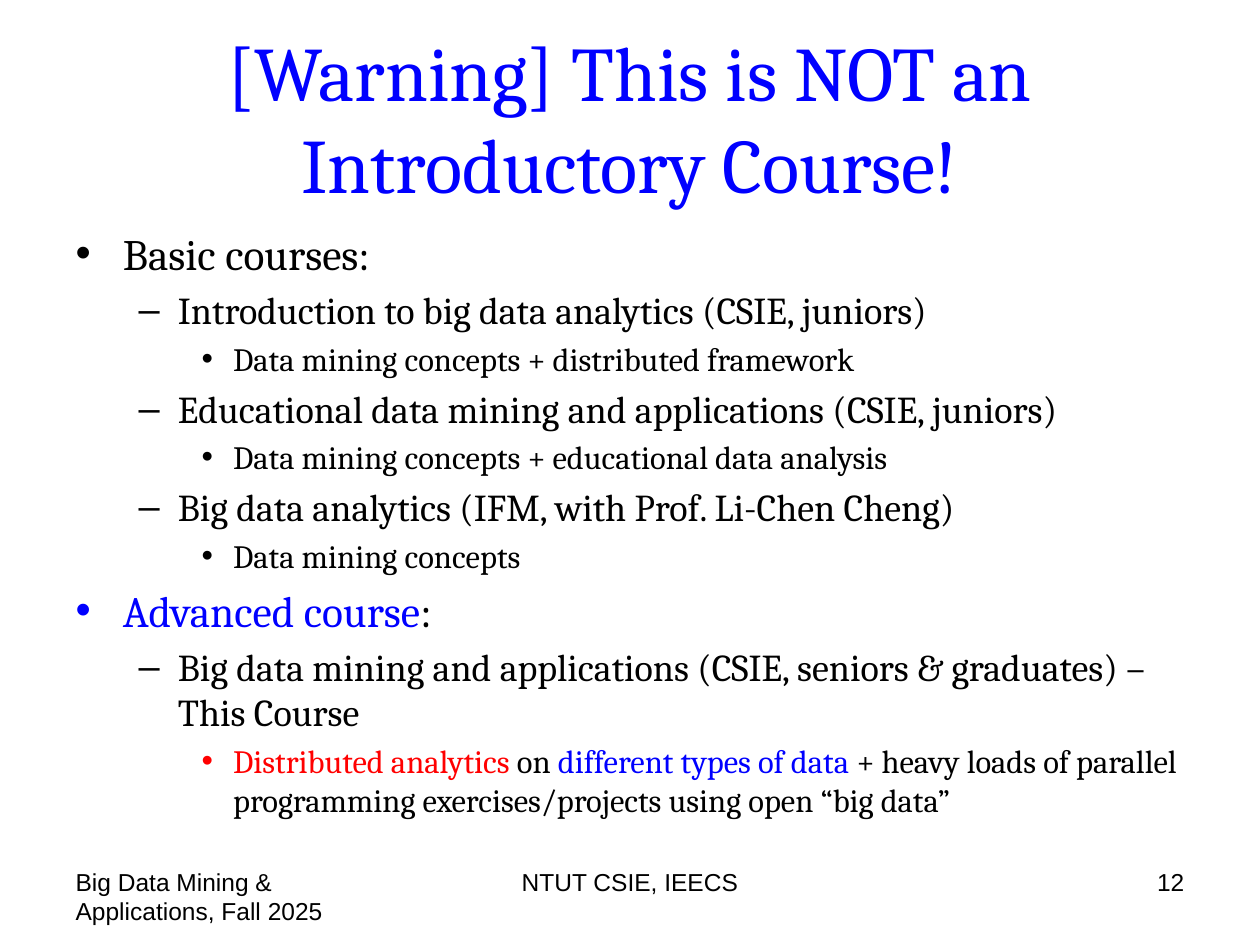
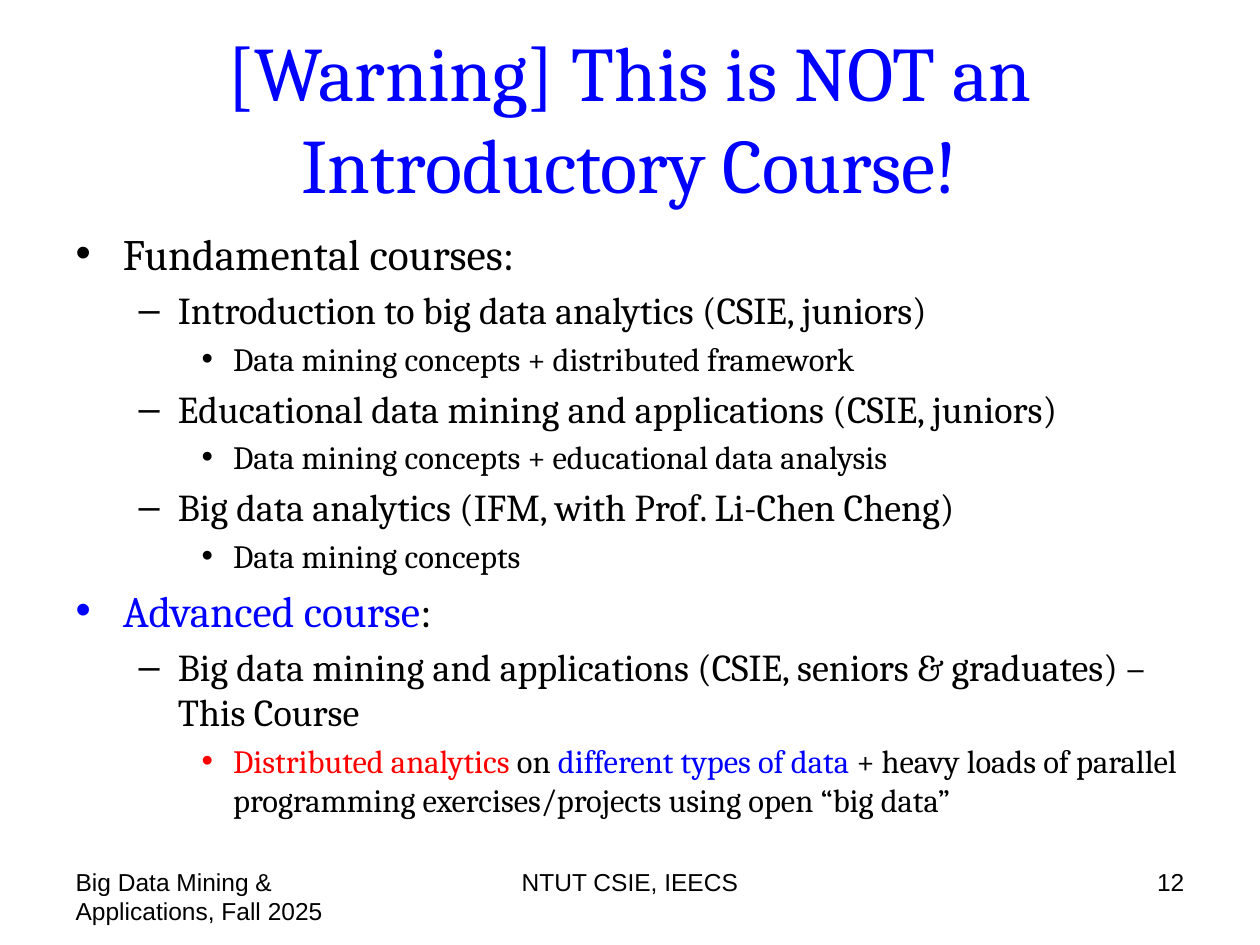
Before and after one commit to chriswjh/chriswjh.github.io, a slide deck: slide 12 of BDM/00-overview.pptx. Drawn at 1260x945 pixels with LibreOffice and Linux fonts; fonts in the diff are those of the drawing. Boxes give left, top, right and bottom in pixels: in the first picture for what was removed or moved away, otherwise in the second. Text is boxed around its words. In the diff, an @@ line names an element or a change of style, - is before the commit and + after.

```diff
--- a/BDM/00-overview.pptx
+++ b/BDM/00-overview.pptx
@@ text at box(123, 240, 515, 271): text changed @@
-• Basic courses:
+• Fundamental courses:
```
Also in this commit, not shown: 4 other slides changed.
